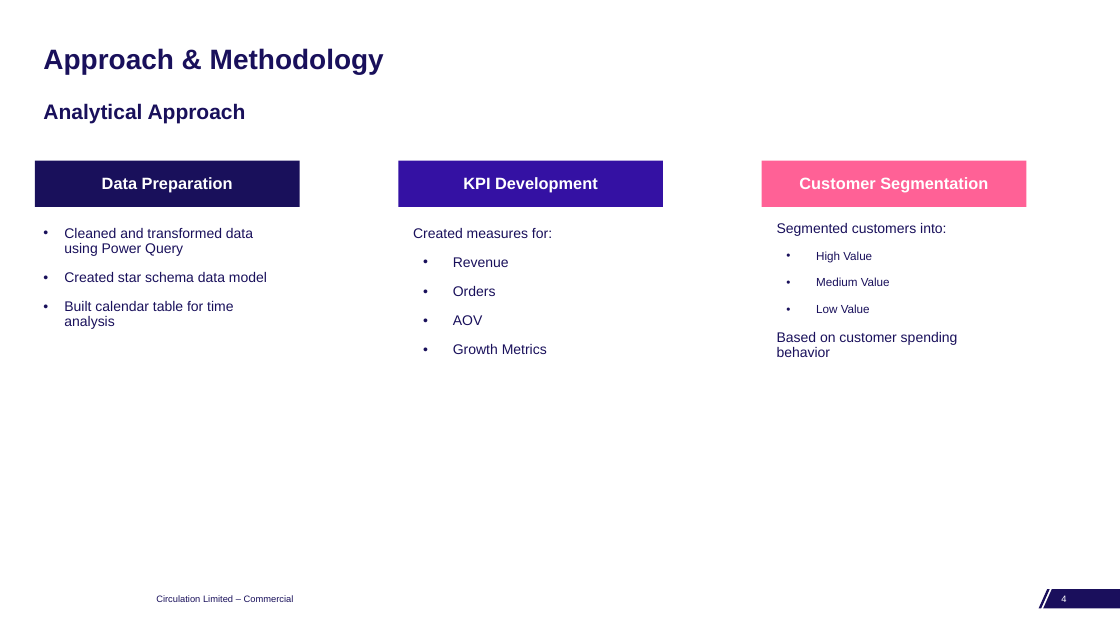
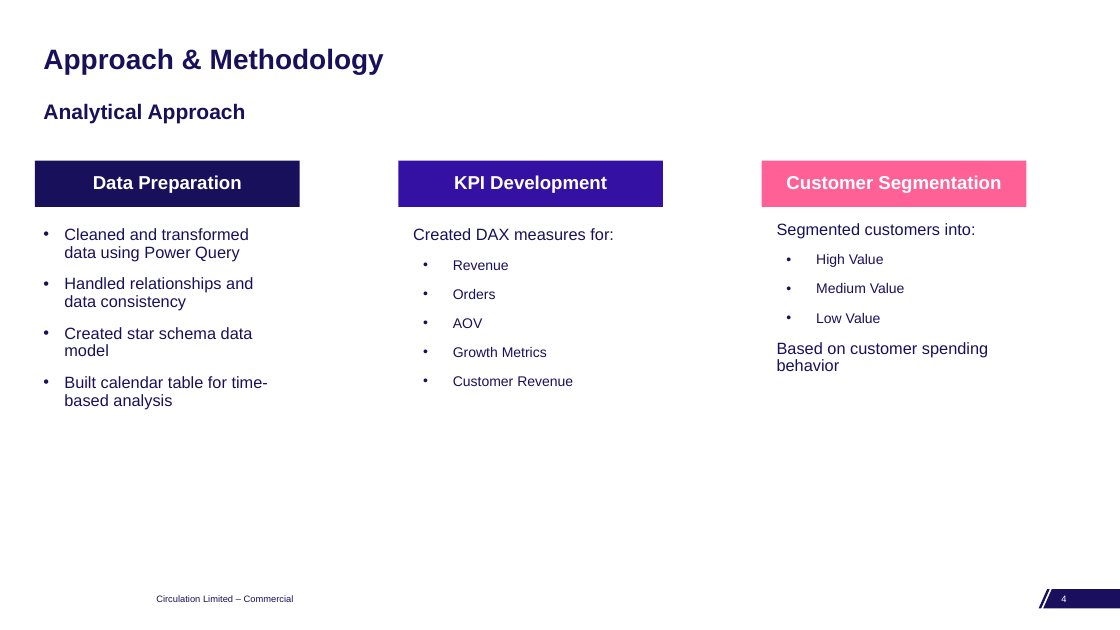
Before and after one commit to RaturiAR7/power-bi-sales-customer, a slide deck: slide 4 of Sales_Customer_Segment.ppt. Drawn at 1120x630 pixels with LibreOffice and Linux fonts; fonts in the diff are those of the drawing; background and template pictures are left out. Boxes give left, top, right and bottom in pixels: in the first picture for what was removed or moved away, otherwise in the second. Text is boxed around its words. In the diff, an @@ line names an element or a change of style, - is before the commit and + after.

Commit message:
develop power point presentation

```diff
--- a/Sales_Customer_Segment.ppt
+++ b/Sales_Customer_Segment.ppt
@@ size 14 to 16 pt in 3 elements at (35,160,300,207), (398,160,662,207), (761,160,1026,207) @@
@@ text at (64,228,253,356): size 12 to 14 pt in "Cleaned and transformed data using Power Query", "Created star schema data model" @@
@@ text at (413,228,614,240): text changed; size 12 to 14 pt @@
-Created measures for:
+Created DAX measures for:
@@ text "Segmented customers into:" at (777,223,988,371): size 12 to 14 pt in "Segmented customers into:", "Based on customer spending behavior"; size 10 to 12 pt in "High Value", "Medium Value", "Low Value" @@
@@ text at (64,277,253,311): paragraph added @@
+• Handled relationships and data consistency
@@ text at (64,376,268,409): text changed; size 12 to 14 pt @@
-• Built calendar table for time analysis
+• Built calendar table for time-based analysis
@@ text at (453,376,573,386): paragraph added @@
+• Customer Revenue
```
Also in this commit, not shown: 2 other slides changed, 6 slides added, 2 slides removed.
